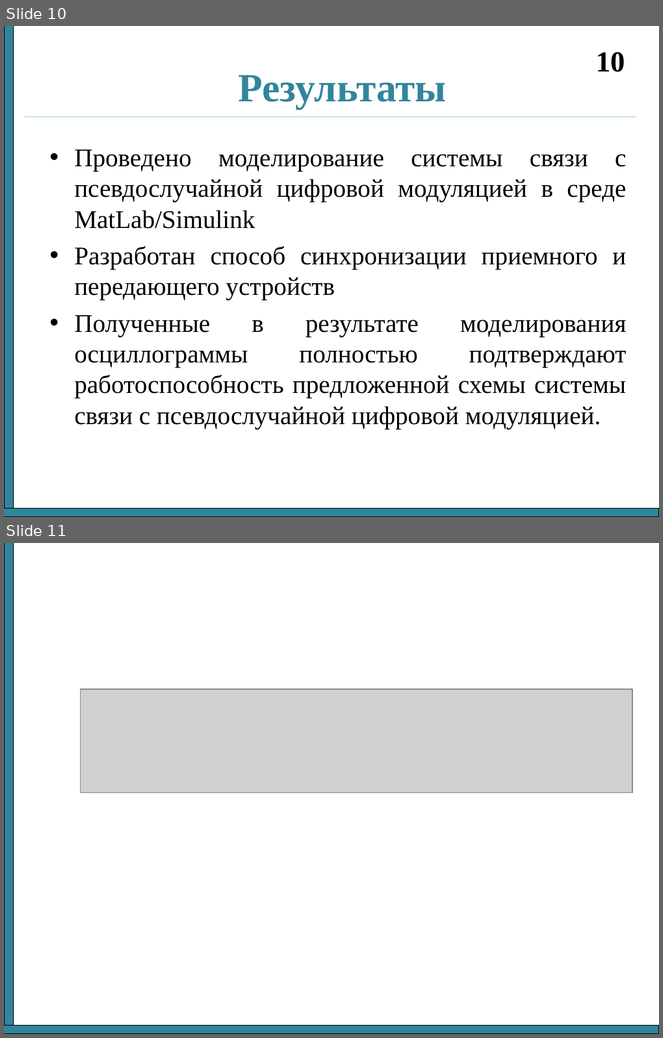
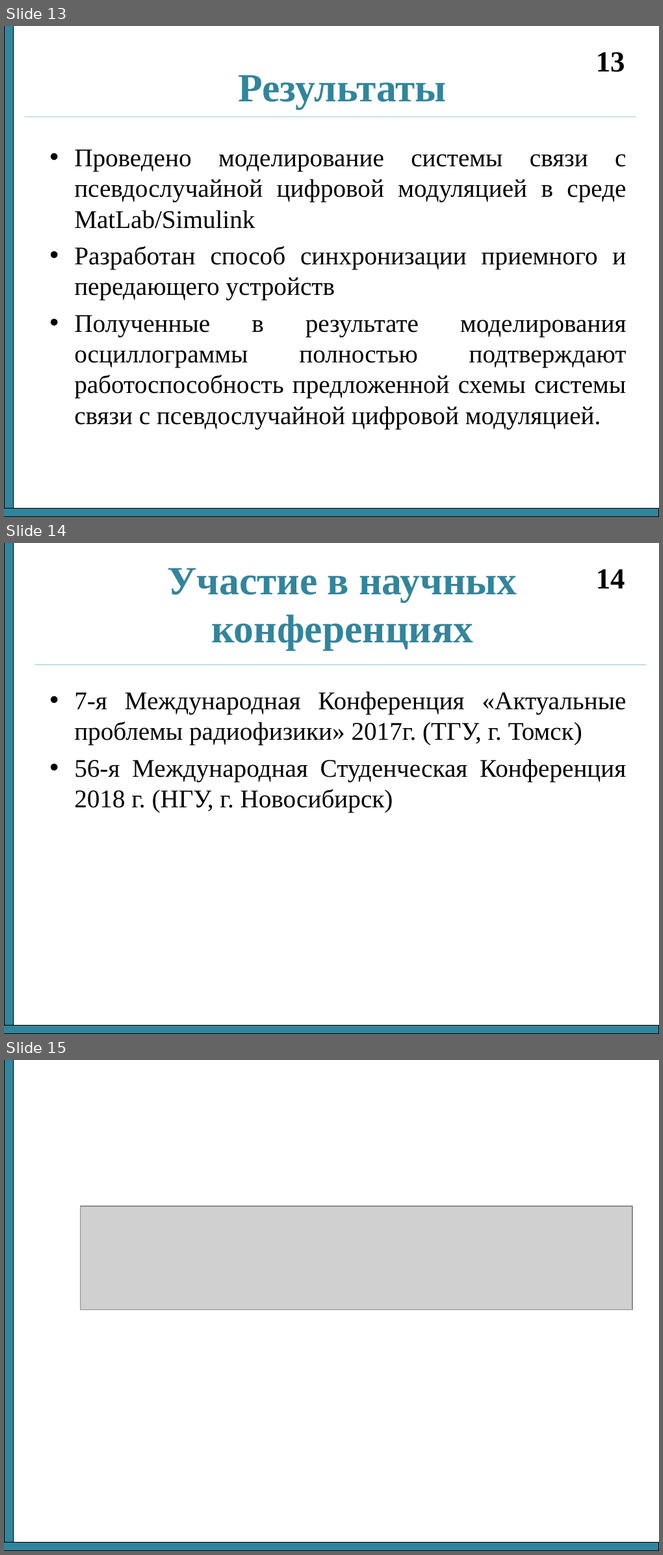
Before and after one commit to nikok94/dissertation, a slide deck: Отчет 3 семестр.ppt. Shown one above the other, each under a label of ours: slides 10 and 11 before the commit, slides 13, 14 and 15 after it. The pictures are 663x1038 and 663x1555 pixels, drawn with LibreOffice and Linux fonts; fonts in the diff are those of the drawing; grey boxes stand for pictures. Boxes give left, top, right and bottom in pixels: in the first picture for what was removed or moved away, otherwise in the second. Text is boxed around its words. In the diff, an @@ line names an element or a change of style, - is before the commit and + after.

```diff
--- a/Отчет 3 семестр.ppt
+++ b/Отчет 3 семестр.ppt
@@ slide 14 added at box(4, 543, 659, 1034), background #FFFFFF @@
@@ rectangle added at box(4, 543, 14, 1034), fill #31859C, outline #000000 0.74 pt @@
@@ title added at box(168, 568, 517, 650), 44 pt, text #31859C, bold @@
+Участие в научных конференциях
@@ page number added at box(596, 569, 625, 589), 32 pt, text #000000, bold @@
+14
@@ line added from (35, 665) to (646, 665), #93CDDD 0.74 pt @@
@@ text added at box(74, 691, 627, 813), 28 pt, text #000000 @@
+• 7-я Международная Конференция «Актуальные проблемы радиофизики» 2017г. (ТГУ, г. Томск)
+• 56-я Международная Студенческая Конференция 2018 г. (НГУ, г. Новосибирск)
@@ rectangle added at box(4, 1026, 659, 1034), fill #31859C, outline #000000 0.74 pt @@
@@ what was slide 10 is now slide 13 @@
@@ page number at box(596, 52, 625, 72): text changed @@
-10
+13
@@ what was slide 11 is now slide 15 @@
```
Also in this commit, not shown: 3 slides changed, 3 other slides added, 3 other files.
